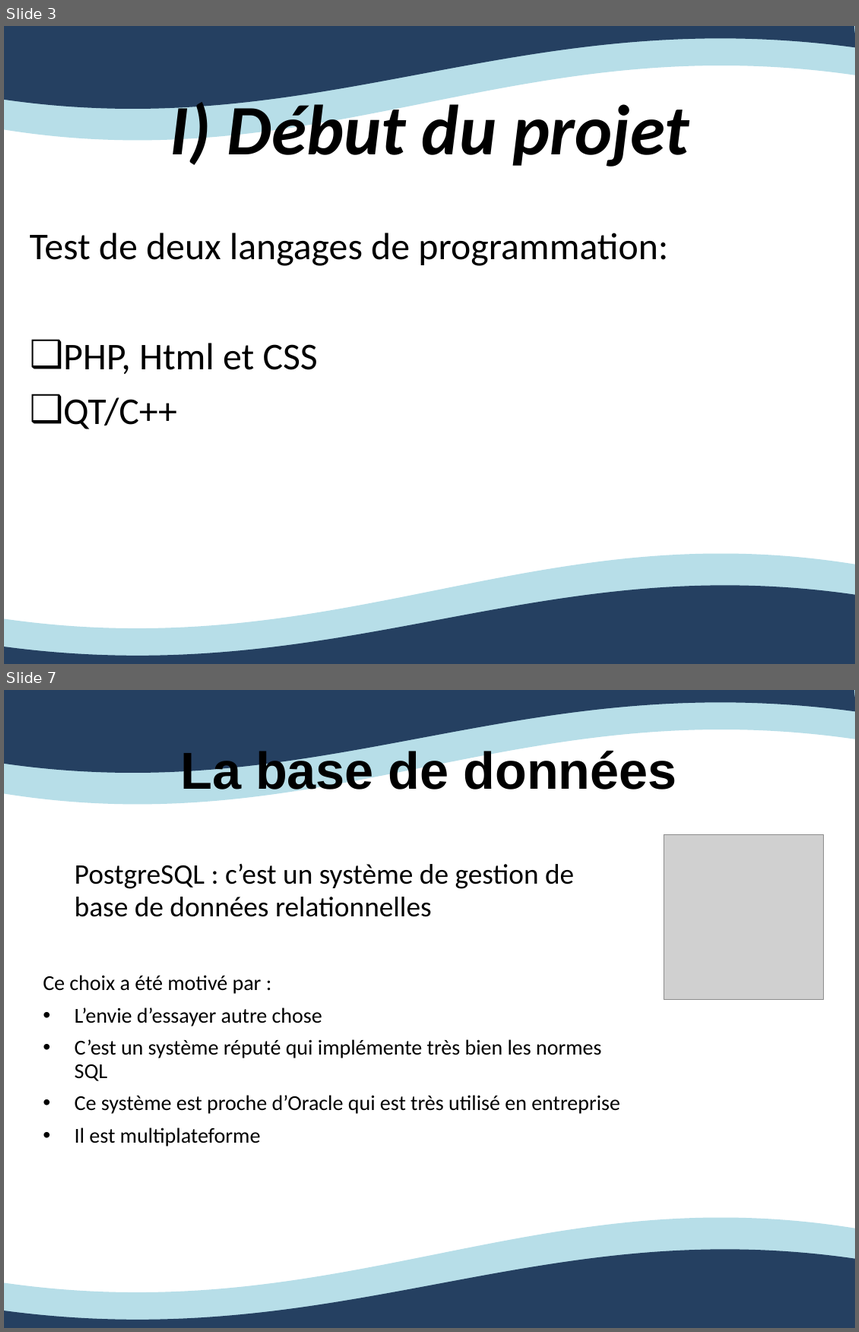
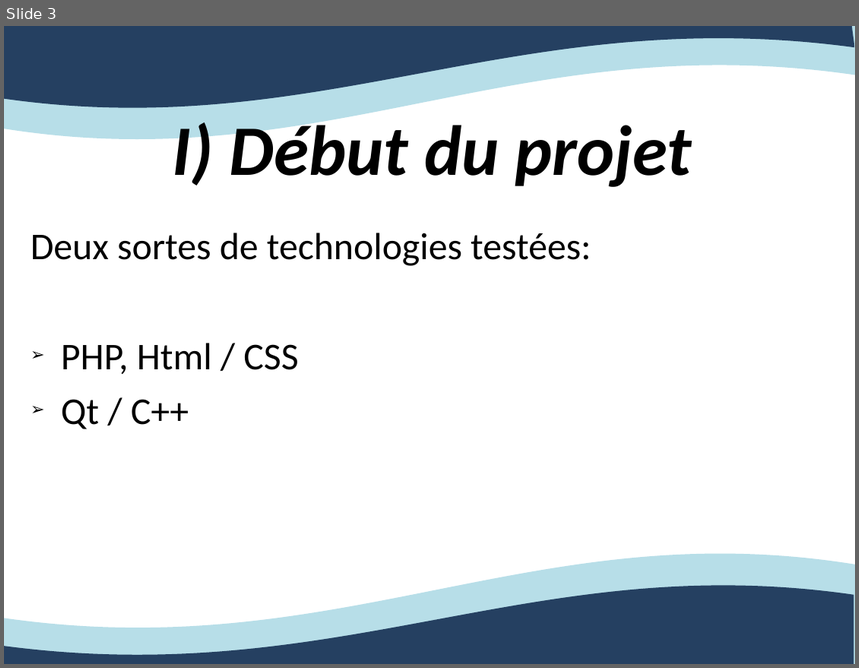
Before and after one commit to Ovan33/Immobilier, a slide deck: docs/Rapport/ProjetTuteureExpression.ppt. Shown one above the other, each under a label of ours: slides 3 and 7 before the commit, slide 3 after it; the slides between them are not shown. The pictures are 859x1332 and 859x668 pixels, drawn with LibreOffice and Linux fonts; fonts in the diff are those of the drawing; grey boxes stand for pictures. Boxes give left, top, right and bottom in pixels: in the first picture for what was removed or moved away, otherwise in the second. Text is boxed around its words. In the diff, an @@ line names an element or a change of style, - is before the commit and + after.

```diff
--- a/docs/Rapport/ProjetTuteureExpression.ppt
+++ b/docs/Rapport/ProjetTuteureExpression.ppt
@@ slide 7 removed at <box>4,690,855,1328</box>, background #FFFFFF; not listed: 4 template elements that a slide beside it also shows @@
@@ title removed at <box>180,748,677,799</box> @@
-La base de données
@@ picture removed at <box>664,834,824,1000</box> @@
@@ text removed at <box>43,864,620,1147</box> @@
-PostgreSQL : c’est un système de gestion de base de données relationnelles
-Ce choix a été motivé par :
-• L’envie d’essayer autre chose
-• C’est un système réputé qui implémente très bien les normes SQL
-• Ce système est proche d’Oracle qui est très utilisé en entreprise
-• Il est multiplateforme
@@ slide 3 changed as well @@
@@ title "I) Début du projet": place and size @@
-title "I) Début du projet" at <box>170,96,690,172</box>
+title "I) Début du projet" at <box>173,116,693,192</box>
@@ text at <box>31,233,591,430</box>: text changed @@
-Test de deux langages de programmation:
-❑ PHP, Html et CSS
-❑ QT/C++
+Deux sortes de technologies testées:
+➢ PHP, Html / CSS
+➢ Qt / C++
@@ outline redrawn in 4 elements at <box>4,553,855,664</box>, <box>4,26,854,109</box>, <box>4,26,855,139</box>, <box>4,585,854,664</box> @@
```
Also in this commit, not shown: 4 other slides changed, 21 slides added, 18 other slides removed.
